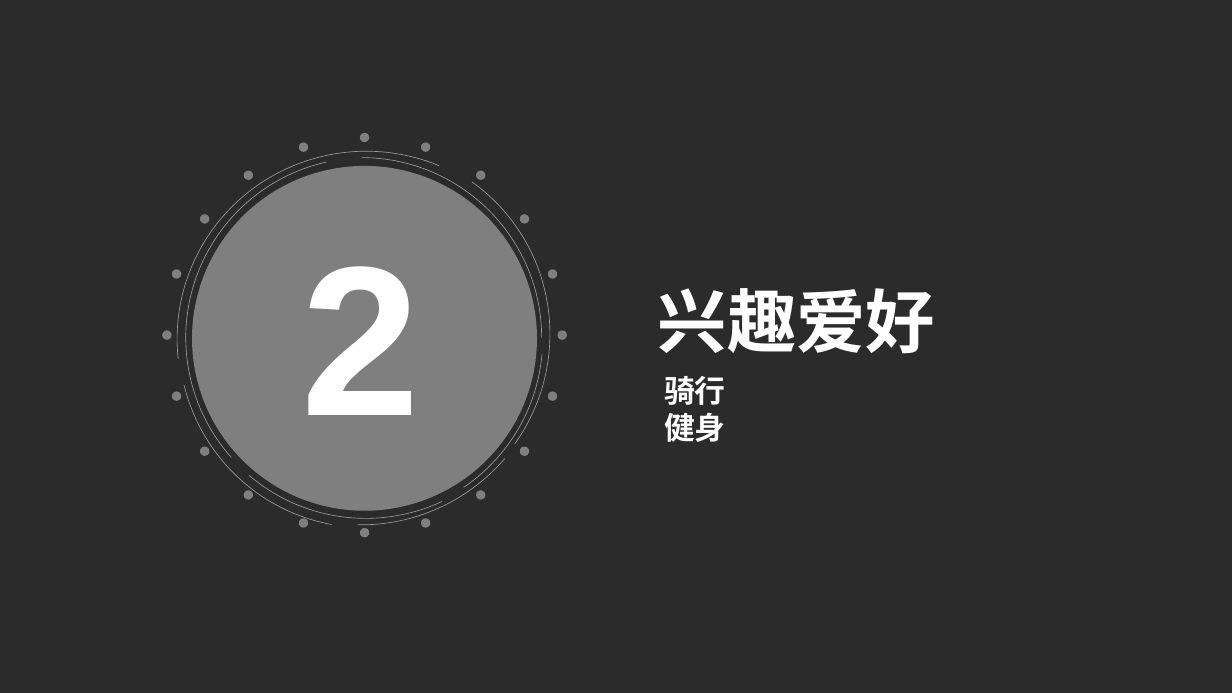
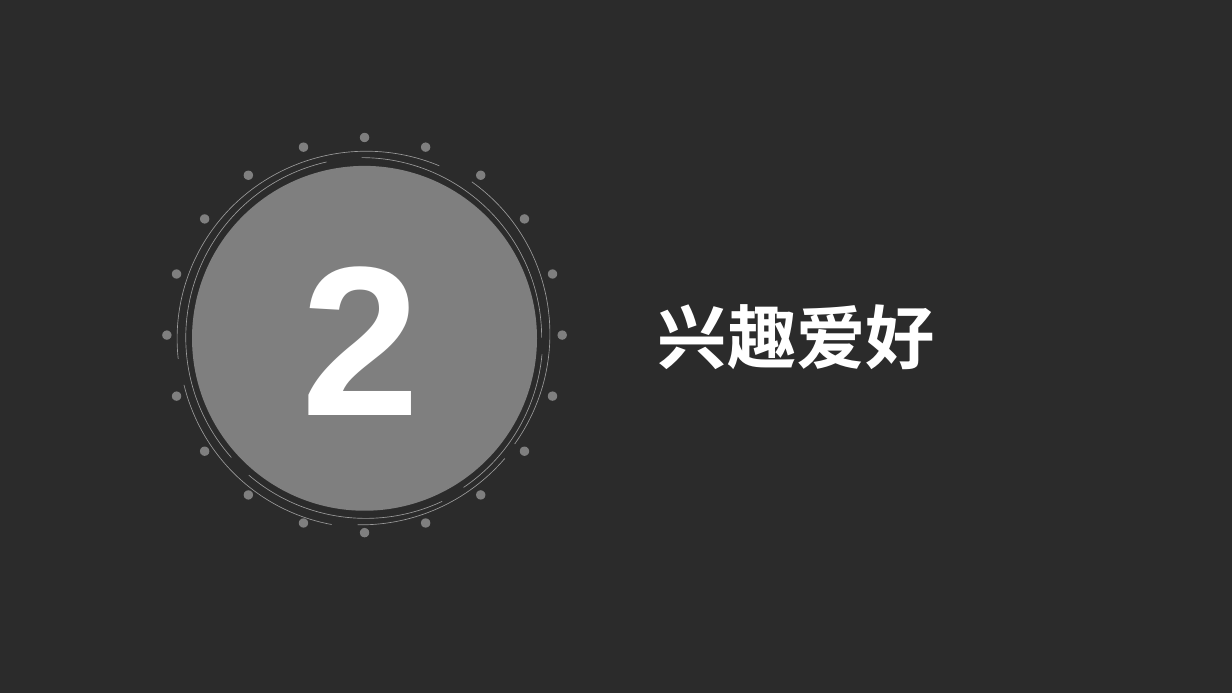
Before and after one commit to KiswichOldRepositories/Trans, a slide deck: slide 3 of source/张琪伟个人简介.pptx. Drawn at 1232x693 pixels with LibreOffice and Linux fonts; fonts in the diff are those of the drawing; background and template pictures are left out; a plain dark background stands for a picture behind light text. Boxes give left, top, right and bottom in pixels: in the first picture for what was removed or moved away, otherwise in the second. Text is boxed around its words. In the diff, an @@ line names an element or a change of style, - is before the commit and + after.

```diff
--- a/source/张琪伟个人简介.pptx
+++ b/source/张琪伟个人简介.pptx
@@ text "兴趣爱好": place and size @@
-text "兴趣爱好" at bbox=[658, 288, 935, 354]
+text "兴趣爱好" at bbox=[658, 304, 935, 370]
@@ text removed at bbox=[664, 376, 726, 442] @@
-骑行
-健身
```
Also in this commit, not shown: 4 slides added, 2 other files.
